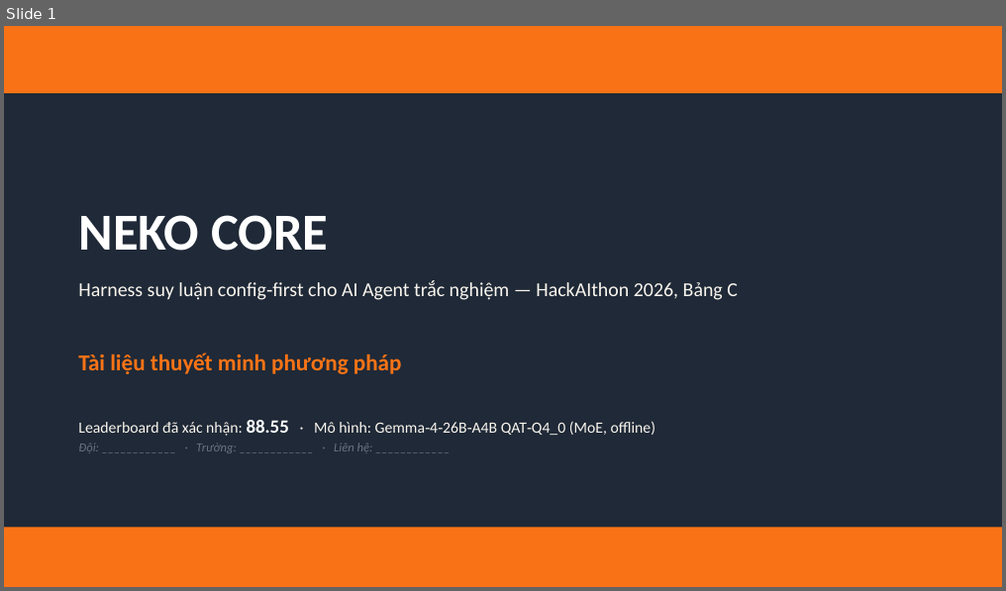
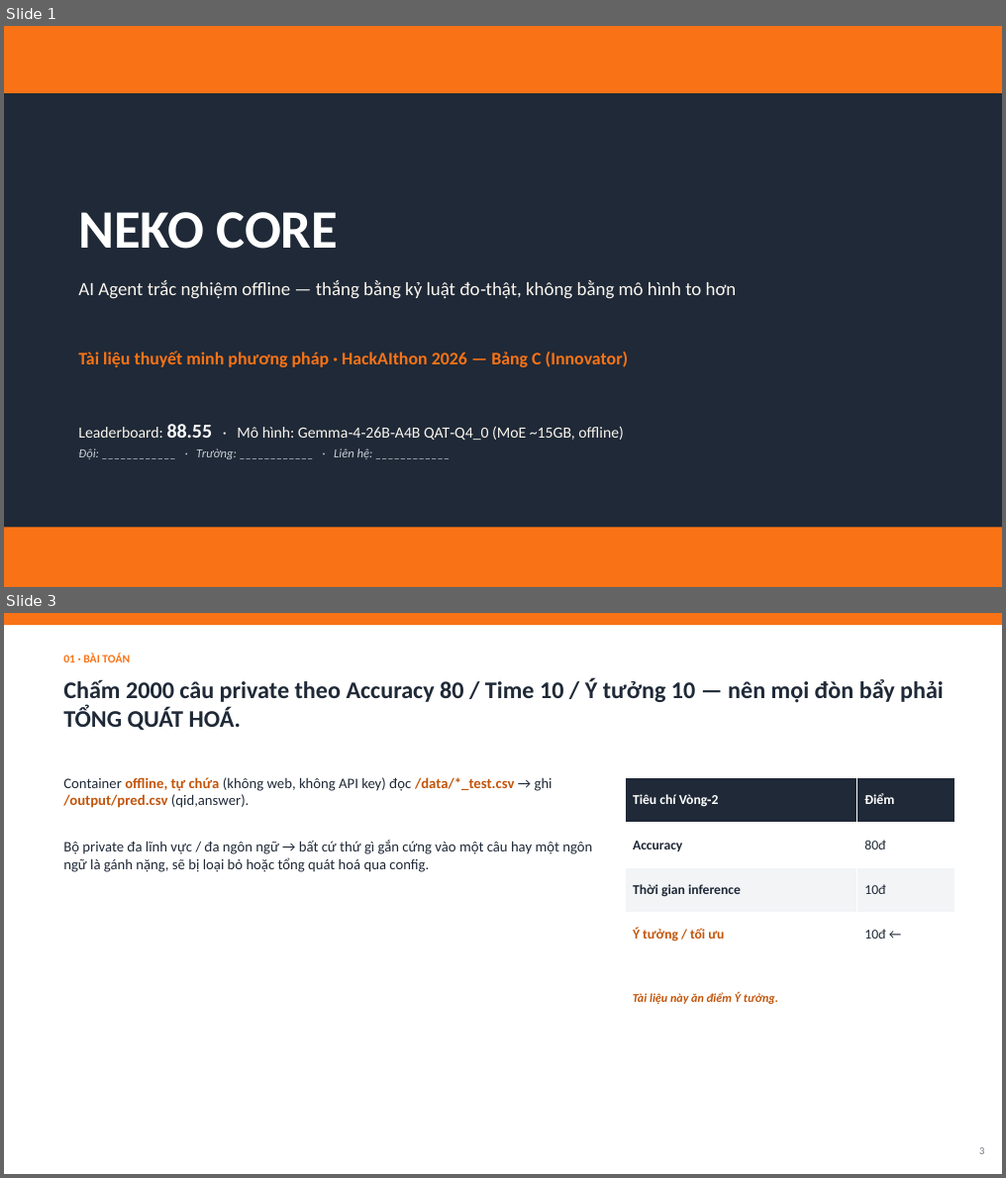
Before and after one commit to meiiie/bang_c, a slide deck: docs/Neko-Core-Thuyet-minh-phuong-phap.pptx. Shown one above the other, each under a label of ours: slide 1 before the commit, slides 1 and 3 after it; the slides between them are not shown. The pictures are 1006x591 and 1006x1178 pixels, drawn with LibreOffice and Linux fonts; fonts in the diff are those of the drawing. Boxes give left, top, right and bottom in pixels: in the first picture for what was removed or moved away, otherwise in the second. Text is boxed around its words. In the diff, an @@ line names an element or a change of style, - is before the commit and + after.

```diff
--- a/docs/Neko-Core-Thuyet-minh-phuong-phap.pptx
+++ b/docs/Neko-Core-Thuyet-minh-phuong-phap.pptx
@@ slide 3 added at [4, 613, 1002, 1174], background #FFFFFF @@
@@ rectangle added at [4, 613, 1002, 625], fill #F97316 @@
@@ text added at [63, 653, 130, 663], 11 pt, text #F97316, bold @@
+01 · BÀI TOÁN
@@ text added at [63, 678, 944, 730], 23 pt, text #1F2937, bold @@
+Chấm 2000 câu private theo Accuracy 80 / Time 10 / Ý tưởng 10 — nên mọi đòn bẩy phải TỔNG QUÁT HOÁ.
@@ text added at [63, 777, 592, 872], 14 pt, text #1F2937 @@
+Container offline, tự chứa (không web, không API key) đọc /data/*_test.csv → ghi /output/pred.csv (qid,answer).
+Bộ private đa lĩnh vực / đa ngôn ngữ → bất cứ thứ gì gắn cứng vào một câu hay một ngôn ngữ là gánh nặng, sẽ bị loại bỏ hoặc tổng quát hoá qua config.
@@ table added at [626, 777, 954, 958], 4 rows, 2 columns @@
+Tiêu chí Vòng‑2 | Điểm
+Accuracy | 80đ
+Thời gian inference | 10đ
+Ý tưởng / tối ưu | 10đ ←
@@ text added at [633, 992, 778, 1004], 11.5 pt, text #C2550B, bold, italic @@
+Tài liệu này ăn điểm Ý tưởng.
@@ text added at [979, 1148, 984, 1155], 10 pt, text #6B7280 @@
+3
@@ slide 1 changed as well @@
@@ text "NEKO CORE" at [78, 212, 339, 249]: size 50 to 52 pt; more space between paragraphs @@
@@ text at [78, 280, 737, 299]: text changed; size 19 to 18 pt @@
-Harness suy luận config‑first cho AI Agent trắc nghiệm — HackAIthon 2026, Bảng C
+AI Agent trắc nghiệm offline — thắng bằng kỷ luật đo‑thật, không bằng mô hình to hơn
@@ text at [78, 351, 628, 368]: text changed; size 22 to 17 pt @@
-Tài liệu thuyết minh phương pháp
+Tài liệu thuyết minh phương pháp · HackAIthon 2026 — Bảng C (Innovator)
@@ text at [78, 424, 623, 440]: text changed @@
-Leaderboard đã xác nhận: 88.55 · Mô hình: Gemma‑4‑26B‑A4B QAT‑Q4_0 (MoE, offline)
+Leaderboard: 88.55 · Mô hình: Gemma‑4‑26B‑A4B QAT‑Q4_0 (MoE ~15GB, offline)
@@ text at [78, 449, 373, 460]: text colour #6B7280 to #C9CED6 in "Đội: ____________ · Trường: ____________ · Liên ..."; more space between paragraphs @@
```
Also in this commit, not shown: 9 other slides changed, 2 other slides added, 2 slides removed, 1 other file.
